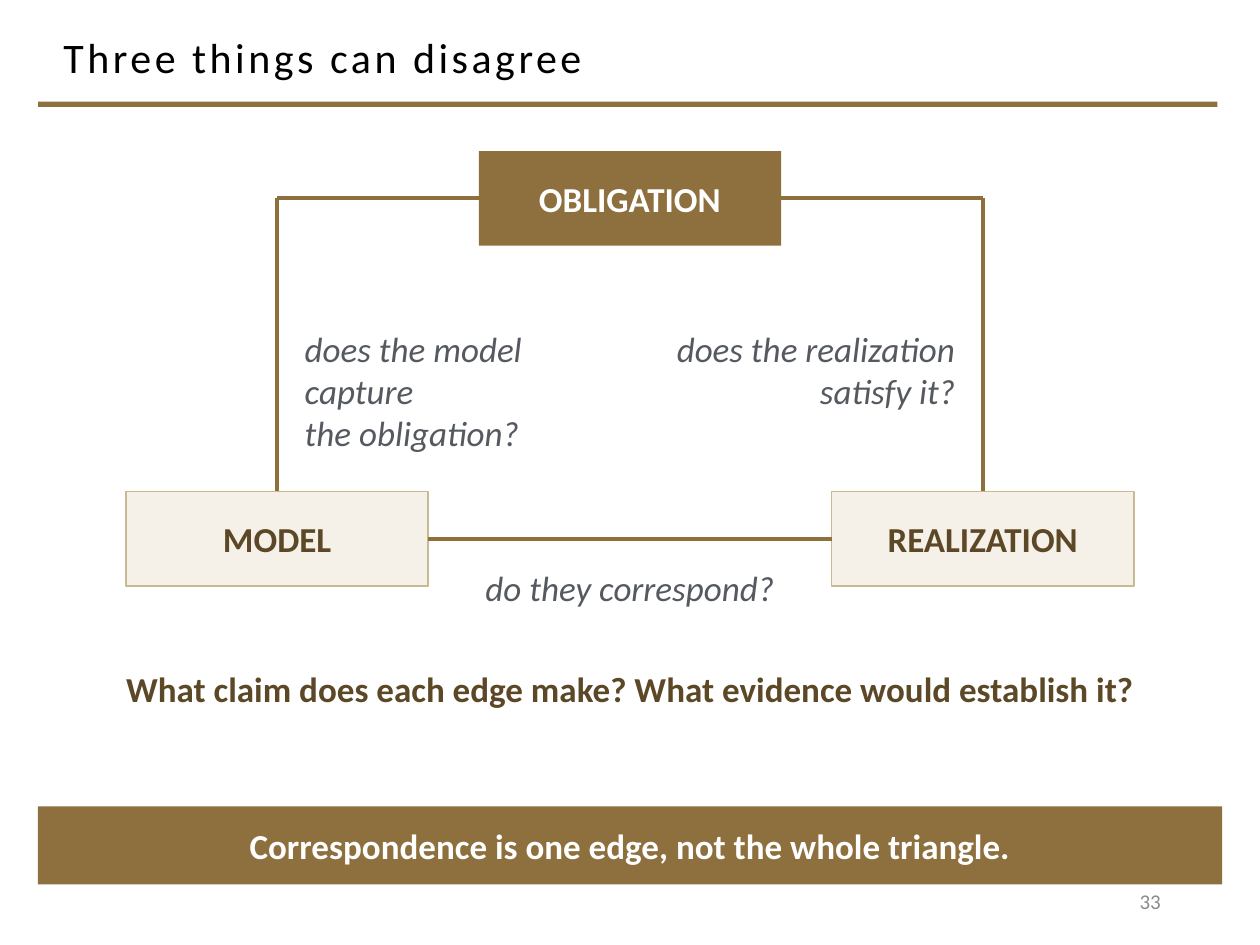
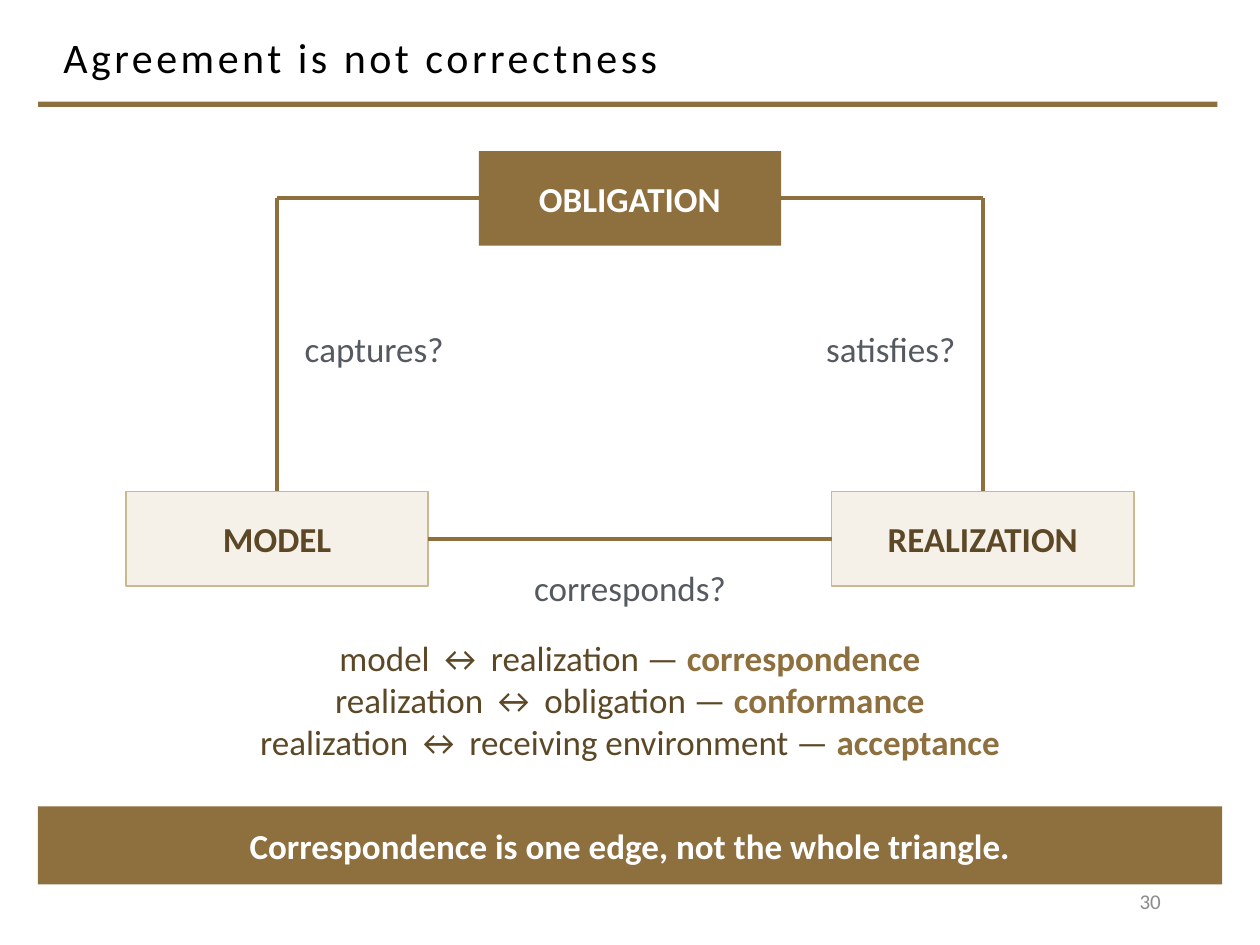
Before and after one commit to davisjam/model-based-agentic-software-engineering, a slide deck: slide 30 of course/lectures/act-2-delegation-and-control/03-alignment/2-3-Alignment.pptx (slide 33 before the commit). Drawn at 1260x945 pixels with LibreOffice and Linux fonts; fonts in the diff are those of the drawing; background and template pictures are left out. Boxes give left, top, right and bottom in pixels: in the first picture for what was removed or moved away, otherwise in the second. Text is boxed around its words. In the diff, an @@ line names an element or a change of style, - is before the commit and + after.

Commit message:
deck 2-3: section 5 merges — models buy-us into lab-models slide, static/dynamic to two slides with corrected lab questions, agreement triangle absorbs three-kinds-of-claim (36->33)

```diff
--- a/course/lectures/act-2-delegation-and-control/03-alignment/2-3-Alignment.pptx
+++ b/course/lectures/act-2-delegation-and-control/03-alignment/2-3-Alignment.pptx
@@ title at [63, 44, 657, 81]: text changed @@
-Three things can disagree
+Agreement is not correctness
@@ text at [305, 338, 444, 368]: text changed; italic off @@
-does the model capture
-the obligation?
+captures?
@@ text at [826, 338, 955, 362]: text changed; italic off @@
-does the realization
-satisfy it?
+satisfies?
@@ text at [534, 576, 726, 607]: text changed; italic off @@
-do they correspond?
+corresponds?
@@ text at [260, 646, 1000, 761]: text changed; bold off @@
-What claim does each edge make? What evidence would establish it?
+model ↔ realization — correspondence
+realization ↔ obligation — conformance
+realization ↔ receiving environment — acceptance
@@ page number at [1140, 895, 1161, 909]: text changed @@
-33
+30
```
Also in this commit, not shown: 2 other slides changed, 1 slide added, 4 slides removed.
